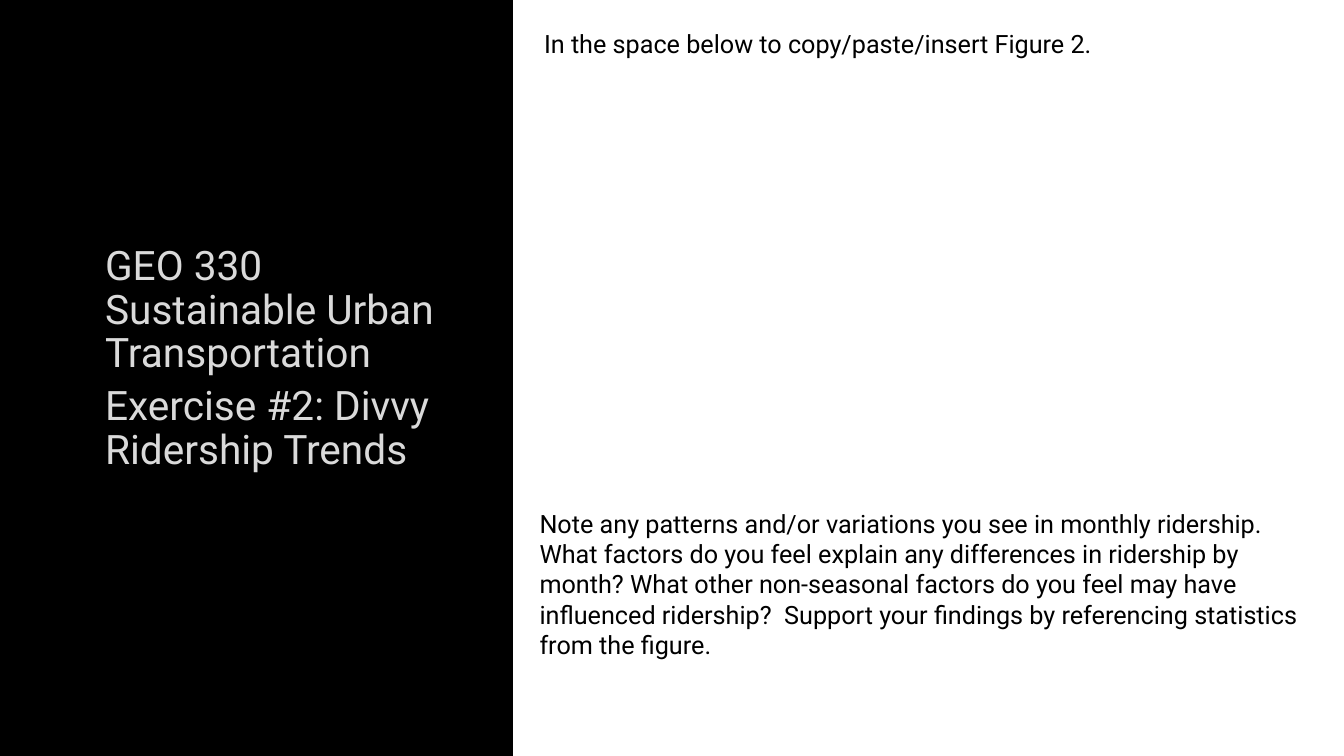
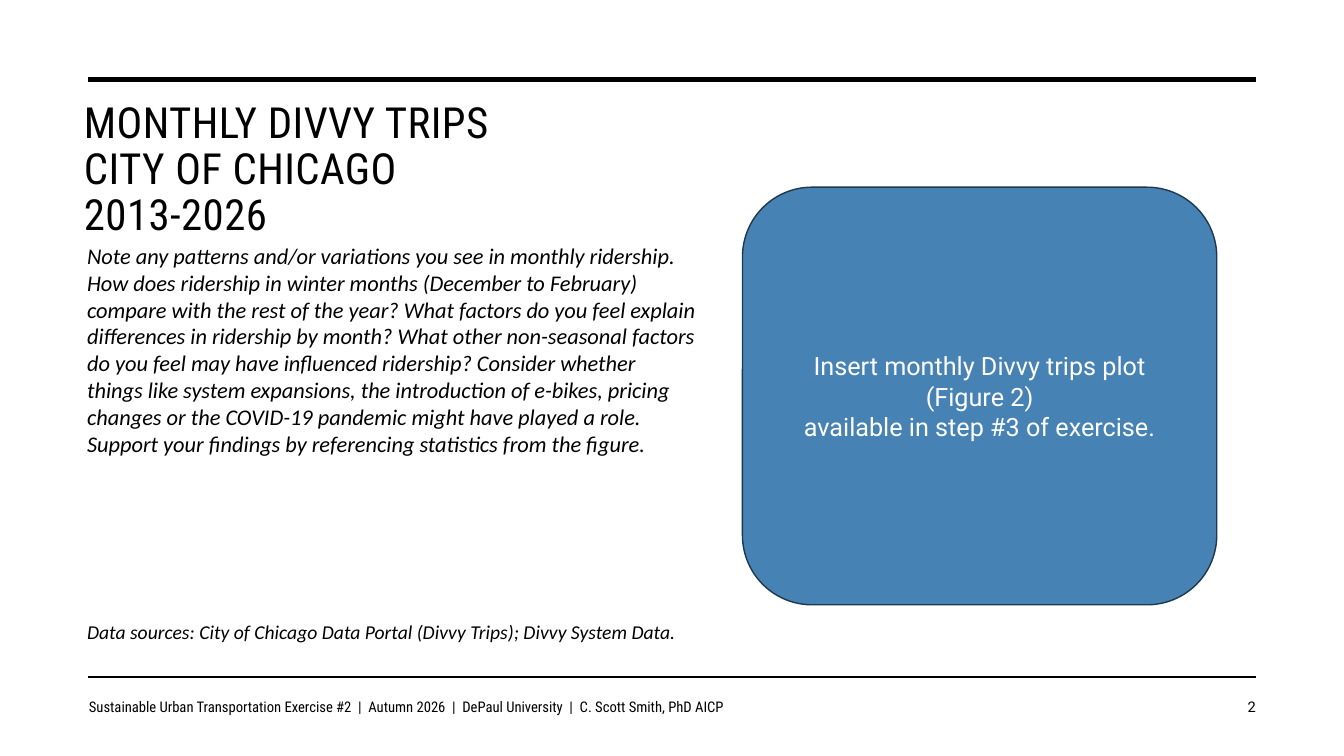
Before and after one commit to justenvirons/pedagogy, a slide deck: slide 2 of 2027/GEO330_Fall_Quarter/exercises/Exercise_02/slides/Exercise02_Template.pptx. Drawn at 1344x756 pixels with LibreOffice and Linux fonts; fonts in the diff are those of the drawing; background and template pictures are left out. Boxes give left, top, right and bottom in pixels: in the first picture for what was removed or moved away, otherwise in the second. Text is boxed around its words. In the diff, an @@ line names an element or a change of style, - is before the commit and + after.

```diff
--- a/2027/GEO330_Fall_Quarter/exercises/Exercise_02/slides/Exercise02_Template.pptx
+++ b/2027/GEO330_Fall_Quarter/exercises/Exercise_02/slides/Exercise02_Template.pptx
@@ background picture (left out) to #FFFFFF @@
@@ rectangle removed at <box>513,0,1344,756</box> @@
@@ text removed at <box>544,34,1092,59</box> @@
-In the space below to copy/paste/insert Figure 2.
@@ line added from (89, 80) to (1256, 80), #000000 3.5 pt @@
@@ title added at <box>84,107,488,231</box>, 30.6 pt, text #000000 @@
+MONTHLY DIVVY TRIPS
+CITY OF CHICAGO
+2013-2026
@@ rounded rectangle added at <box>743,188,1218,605</box>, fill #4682B4, outline #1F394F 1 pt, 18 pt, text #FFFFFF @@
+Insert monthly Divvy trips plot (Figure 2)
+available in step #3 of exercise.
@@ text at <box>87,248,695,456</box>: text changed; size 18 to 16 pt; font Roboto to Calibri; italic on @@
-Note any patterns and/or variations you see in monthly ridership. What factors do you feel explain any differences in ridership by month? What other non-seasonal factors do you feel may have influenced ridership? Support your findings by referencing statistics from the figure.
+Note any patterns and/or variations you see in monthly ridership. How does ridership in winter months (December to February) compare with the rest of the year? What factors do you feel explain differences in ridership by month? What other non-seasonal factors do you feel may have influenced ridership? Consider whether things like system expansions, the introduction of e-bikes, pricing changes or the COVID-19 pandemic might have played a role. Support your findings by referencing statistics from the figure.
@@ text removed at <box>105,250,433,473</box> @@
-GEO 330 Sustainable Urban Transportation
-Exercise #2: Divvy Ridership Trends
@@ text added at <box>87,625,676,643</box>, 14 pt, text #000000, italic @@
+Data sources: City of Chicago Data Portal (Divvy Trips); Divvy System Data.
@@ line added from (89, 678) to (1256, 678), #000000 1 pt @@
@@ text added at <box>89,701,723,715</box>, 10.5 pt, text #000000 @@
+Sustainable Urban Transportation Exercise #2 | Autumn 2026 | DePaul University | C. Scott Smith, PhD AICP
@@ page number added at <box>1248,701,1256,712</box>, 10.5 pt, text #000000 @@
+2
```
Also in this commit, not shown: 1 other slide changed, 6 slides added, 4 slides removed, 1 other file.
